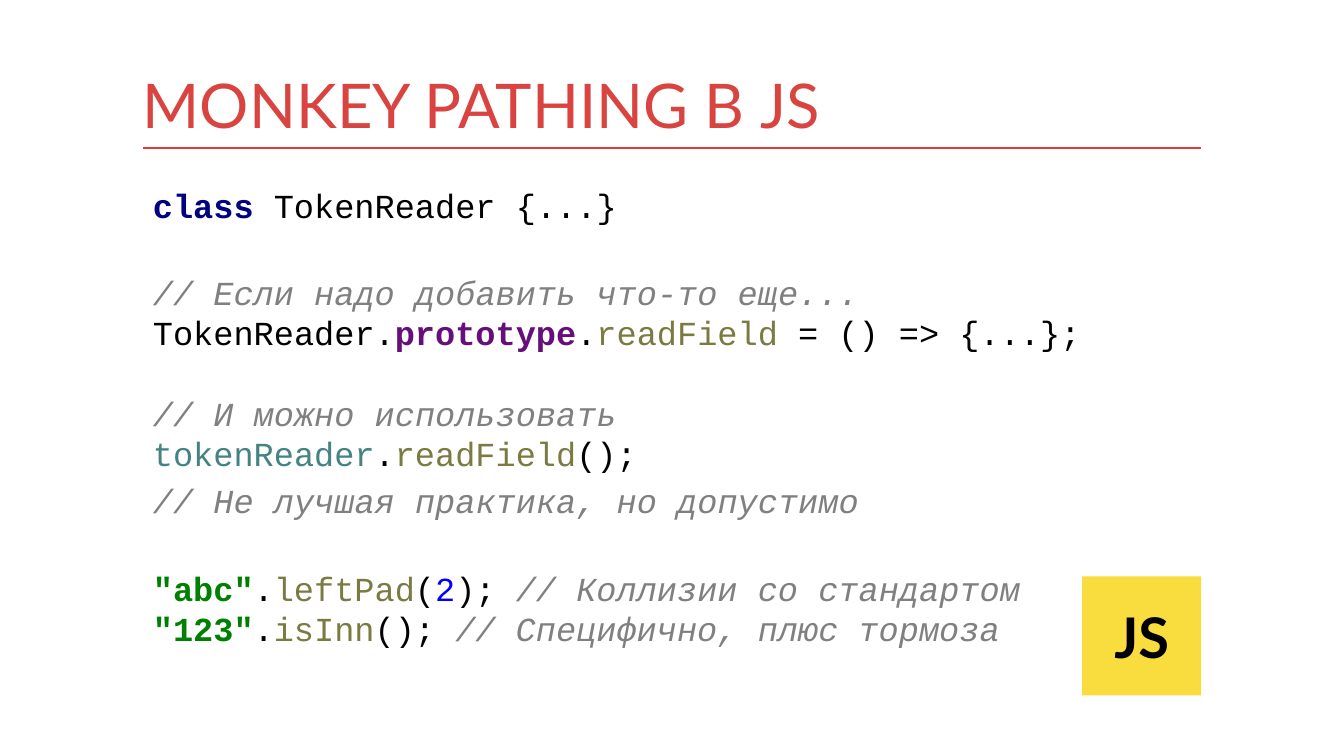
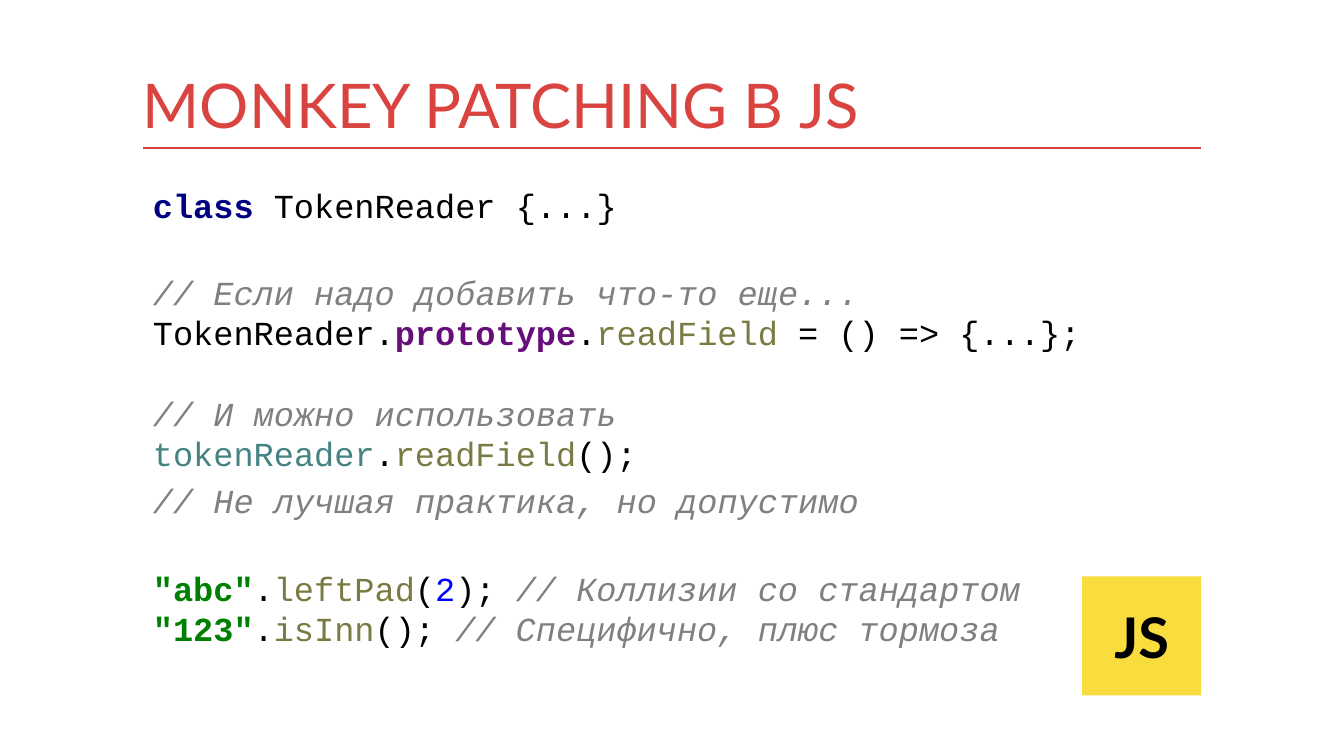
Before and after one commit to kontur-courses/clean-code, a slide deck: slide 26 of clean-code.pptx (slide 22 before the commit). Drawn at 1344x756 pixels with LibreOffice and Linux fonts; fonts in the diff are those of the drawing. Boxes give left, top, right and bottom in pixels: in the first picture for what was removed or moved away, otherwise in the second. Text is boxed around its words. In the diff, an @@ line names an element or a change of style, - is before the commit and + after.

Commit message:
presentation update

```diff
--- a/clean-code.pptx
+++ b/clean-code.pptx
@@ title at <box>143,83,859,129</box>: text changed @@
-MONKEY PATHING В JS
+MONKEY PATCHING В JS
```
Also in this commit, not shown: 4 slides added.
